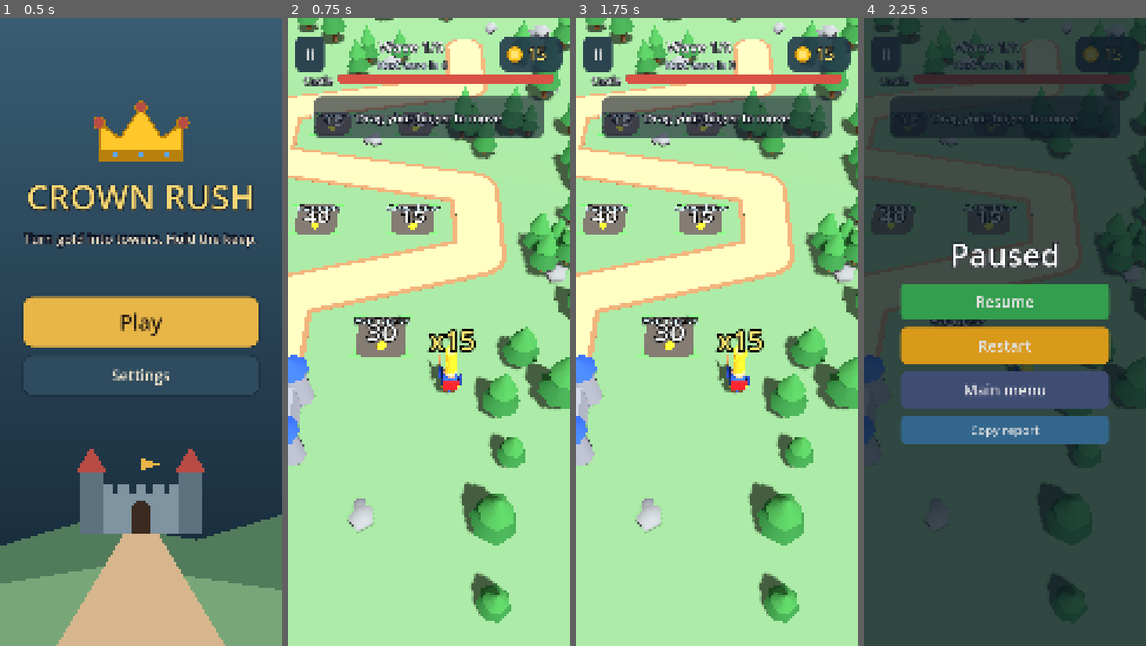
Above: before the commit, frames 1-4 (left to right).
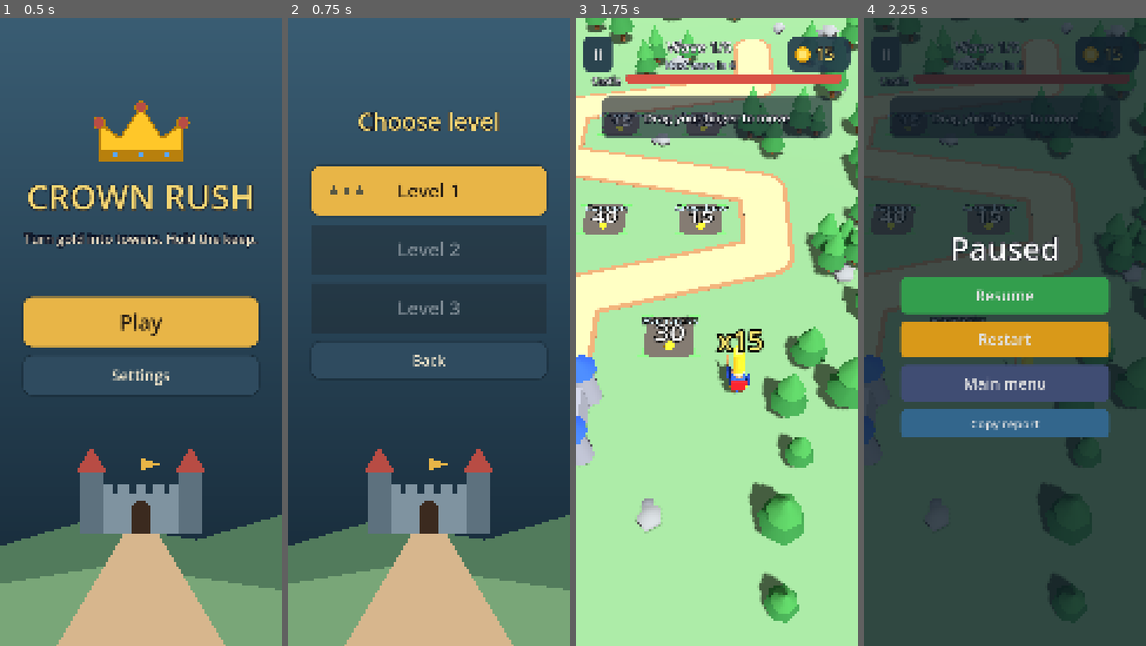
Above: after the commit, the same moments.

Repository: legioner666/Game-
Game: Godot game, scene res://main.tscn
Two runs of this game, one before a commit and one after it. Both use one fixed random seed, a clock stepped at 60 frames per second and the inputs below.
Inputs (mouse positions are in pixels of both pictures, inside the frame that each line leads up to):
- Up to frame 1 (0.5 s): no input
- Up to frame 2 (0.75 s): click "Play" at 0.5 s
- Up to frame 3 (1.75 s): click (717, 187) at 1.25 s, where only the run after the commit has a clickable "Level 1"
- Up to frame 4 (2.25 s): click "II" at 2 s

Frame 1 is identical in both runs. In frame 2, 100% of the frame differs, in the area x 0-100%, y 0-100%; in frame 3, less than 0.1%; in frame 4, 8.5%.

Commit message:
Add 3 levels with stars, level select, saved progress, next-level flow
Levels scale wave size with a ramp; stars by castle HP; progress saved in settings.cfg.

Co-Authored-By: Claude Sonnet 5.5 <noreply@anthropic.com>
Claude-Session: https://claude.ai/code/session_01Vo2zMfmpPBAjaiyM3QAnEB

Diff:
--- a/godot/game.gd
+++ b/godot/game.gd
@@ -6,6 +6,7 @@
 
 signal exit_to_menu
 signal restart
+signal next_level
 
 const Models = preload("res://models.gd")
 const I18n = preload("res://i18n.gd")
@@ -76,6 +77,8 @@
 	{"kind": "barracks", "pos": Vector3(1.5, 0, 12.8)},
 ]
 # Група: [тип, кількість, старт (с), інтервал (с)]
+const LEVEL_MULT := [1.0, 1.5, 1.9]
+const LEVEL_BRUTES := [0, 1, 2]
 const WAVES := [
 	[[0, 7, 0.0, 1.2]],
 	[[0, 11, 0.0, 1.0], [1, 4, 4.0, 1.8]],
@@ -298,6 +301,9 @@
 var _cam_x := 0.0
 var _cam_z := 0.0
 
+var level := 0
+var _waves: Array = []
+var _stars_earned := 0
 var _wave := 0
 var _phase := 0  # 0 — пауза між хвилями, 1 — хвиля йде
 var _inter_t := 4.0
@@ -370,6 +376,7 @@
 func _ready() -> void:
 	randomize()
 	_parse_args()
+	_waves = _make_waves(clampi(level, 0, LEVEL_MULT.size() - 1))
 	_build_path()
 	_build_world()
 	_build_batches()
@@ -378,6 +385,7 @@
 	_build_ui()
 	_rebuild_obstacles()
 	Report.begin_run()
+	Report.ev(0.0, "level", "n=%d" % (level + 1))
 	if _show_kind != "":
 		_paused = true
 		_show_overlay(_show_kind)
@@ -401,6 +409,25 @@
 
 
 # ---------- Стежка ----------
+
+func _make_waves(lv: int) -> Array:
+	var m: float = LEVEL_MULT[lv]
+	var out: Array = []
+	for wi in WAVES.size():
+		# складність наростає: перша хвиля м'якша, остання — повна
+		var mw: float = lerpf(1.0 + (m - 1.0) * 0.35, m, float(wi) / (WAVES.size() - 1))
+		var groups: Array = []
+		for g in WAVES[wi]:
+			var t: int = g[0]
+			var cnt: int = g[1]
+			var n: int = cnt if t == 2 else int(ceil(cnt * mw))
+			groups.append([t, n, g[2], float(g[3]) / sqrt(mw)])
+		out.append(groups)
+	if LEVEL_BRUTES[lv] > 0:
+		for wi in [out.size() - 2, out.size() - 1]:
+			out[wi].append([2, LEVEL_BRUTES[lv], 6.0, 5.0])
+	return out
+
 
 func _build_path() -> void:
 	var pts := PackedVector3Array()
@@ -825,6 +852,8 @@
 
 
 func _show_overlay(kind: String) -> void:
+	if kind != "pause":
+		_hint_label.visible = false
 	if _overlay:
 		_overlay.queue_free()
 	_overlay = Control.new()
@@ -838,8 +867,8 @@
 	box.set_anchors_and_offsets_preset(Control.PRESET_CENTER)
 	box.offset_left = -400
 	box.offset_right = 400
-	box.offset_top = -380
-	box.offset_bottom = 380
+	box.offset_top = -620
+	box.offset_bottom = 620
 	box.alignment = BoxContainer.ALIGNMENT_CENTER
 	box.add_theme_constant_override("separation", 28)
 	_overlay.add_child(box)
@@ -861,9 +890,25 @@
 			txt = I18n.t("stats") % [_total_collected, "%d:%02d" % [secs / 60, secs % 60]]
 		else:
 			txt = I18n.t("lose_stats") % [_wave + 1, _total_collected]
+		if kind == "win":
+			var srow := HBoxContainer.new()
+			srow.alignment = BoxContainer.ALIGNMENT_CENTER
+			srow.add_child(StarRow.new(_stars_earned, 90.0))
+			box.add_child(srow)
 		var st := _make_label(txt, 52, Color(0.9, 0.95, 1.0))
 		st.horizontal_alignment = HORIZONTAL_ALIGNMENT_CENTER
 		box.add_child(st)
+	if kind == "win":
+		if level < Settings.LEVEL_COUNT - 1:
+			var bn := _make_button(I18n.t("next_level"), Vector2(0, 150), Color(0.91, 0.71, 0.28), 60)
+			for cn in ["font_color", "font_hover_color", "font_pressed_color"]:
+				bn.add_theme_color_override(cn, Color("#2a2015"))
+			bn.pressed.connect(func(): next_level.emit())
+			box.add_child(bn)
+		else:
+			var done := _make_label(I18n.t("all_done"), 56, Color(0.97, 0.85, 0.45))
+			done.horizontal_alignment = HORIZONTAL_ALIGNMENT_CENTER
+			box.add_child(done)
 	if kind == "pause":
 		var b1 := _make_button(I18n.t("resume"), Vector2(0, 140), Color(0.2, 0.62, 0.3), 58)
 		b1.pressed.connect(_toggle_pause)
@@ -1060,7 +1105,7 @@
 
 func _start_wave(idx: int) -> void:
 	_spawn_queue.clear()
-	var groups: Array = WAVES[idx]
+	var groups: Array = _waves[idx]
 	for g in groups:
 		var t: int = g[0]
 		var cnt: int = g[1]
@@ -1071,7 +1116,7 @@
 	_spawn_queue.sort_custom(func(a, b): return a[0] < b[0])
 	_wave_clock = 0.0
 	_phase = 1
-	if idx == WAVES.size() - 1:
+	if idx == _waves.size() - 1:
 		_banner(I18n.t("last_wave"), Color(1.0, 0.45, 0.35))
 	else:
 		_banner(I18n.t("wave_start") % (idx + 1))
@@ -1086,7 +1131,7 @@
 
 func _wave_cleared() -> void:
 	Report.ev(_play_time, "wave_clear", "wave=%d duration=%.1f base=%d->%d leaked=%d lost_coins=%d" % [_wave + 1, _play_time - _wave_start_t, _wave_hp0, _base_hp, _wave_leaks, _lost_coins])
-	if _wave >= WAVES.size() - 1:
+	if _wave >= _waves.size() - 1:
 		_finish(true)
 		return
 	var bonus := 6 + _wave * 4
@@ -1103,6 +1148,11 @@
 	if _over:
 		return
 	_over = true
+	_stars_earned = 0
+	if won:
+		_stars_earned = 3 if _base_hp >= 15 else (2 if _base_hp >= 8 else 1)
+		if not _autoplay:
+			Settings.record_stars(level, _stars_earned)
 	_report_end("win" if won else "lose")
 	_snd("win" if won else "lose")
 	_joy_id = -1
@@ -1794,7 +1844,7 @@
 	_stop_label.visible = _stop_t > 0.0
 	_coin_label.text = str(_carried)
 	_hp_bar.value = _base_hp
-	_wave_label.text = I18n.t("wave") % [mini(_wave + 1, WAVES.size()), WAVES.size()]
+	_wave_label.text = I18n.t("wave") % [mini(_wave + 1, _waves.size()), _waves.size()]
 	if _phase == 0:
 		_sub_label.text = I18n.t("next_wave") % maxi(1, int(ceil(_inter_t)))
 	else:
--- a/godot/i18n.gd
+++ b/godot/i18n.gd
@@ -6,6 +6,11 @@
 const STR := {
 	"title": {"uk": "CROWN RUSH", "en": "CROWN RUSH"},
 	"tagline": {"uk": "Золото — у вежі. Фортеця — під захистом.", "en": "Turn gold into towers. Hold the keep."},
+	"level": {"uk": "Рівень %d", "en": "Level %d"},
+	"next_level": {"uk": "Наступний рівень", "en": "Next level"},
+	"choose_level": {"uk": "Обери рівень", "en": "Choose level"},
+	"locked": {"uk": "Спершу пройди попередній", "en": "Beat the previous level first"},
+	"all_done": {"uk": "Усі рівні пройдено!", "en": "All levels cleared!"},
 	"play": {"uk": "Грати", "en": "Play"},
 	"settings": {"uk": "Налаштування", "en": "Settings"},
 	"copy_report": {"uk": "Скопіювати звіт", "en": "Copy report"},
--- a/godot/main.gd
+++ b/godot/main.gd
@@ -9,6 +9,7 @@
 var _sfx: Node
 var _menu: Node
 var _game: Node
+var _level := 0
 
 
 func _ready() -> void:
@@ -19,8 +20,10 @@
 	for a in OS.get_cmdline_user_args():
 		if a == "--autoplay" or a == "--direct":
 			direct = true
+		elif a.begins_with("--level="):
+			_level = clampi(int(a.substr(8)), 0, Settings.LEVEL_COUNT - 1)
 	if direct:
-		_start_game()
+		_start_game(_level)
 	else:
 		_show_menu()
 
@@ -43,10 +46,13 @@
 	_menu.stress_pressed.connect(func(): get_tree().change_scene_to_file("res://stress_test.tscn"))
 
 
-func _start_game() -> void:
+func _start_game(level: int) -> void:
+	_level = level
 	_clear()
 	_game = Game.new()
 	_game.sfx = _sfx
+	_game.level = level
 	add_child(_game)
 	_game.exit_to_menu.connect(_show_menu)
-	_game.restart.connect(_start_game)
+	_game.restart.connect(func(): _start_game(_level))
+	_game.next_level.connect(func(): _start_game(mini(_level + 1, Settings.LEVEL_COUNT - 1)))
--- a/godot/menu.gd
+++ b/godot/menu.gd
@@ -1,7 +1,7 @@
 extends CanvasLayer
 ## Головне меню та налаштування.
 
-signal play_pressed
+signal play_pressed(level: int)
 signal stress_pressed
 
 const I18n = preload("res://i18n.gd")
@@ -73,7 +73,7 @@
 
 func _notification(what: int) -> void:
 	if what == NOTIFICATION_WM_GO_BACK_REQUEST:
-		if _page == "settings":
+		if _page != "main":
 			_go("main")
 		else:
 			get_tree().quit()
@@ -103,6 +103,7 @@
 	b.add_theme_color_override("font_color", tc)
 	b.add_theme_color_override("font_hover_color", tc)
 	b.add_theme_color_override("font_pressed_color", tc)
+	b.add_theme_color_override("font_disabled_color", Color("#7d8a93"))
 	b.add_theme_stylebox_override("normal", _style(color))
 	b.add_theme_stylebox_override("hover", _style(color.lightened(0.1)))
 	b.add_theme_stylebox_override("pressed", _style(color.darkened(0.15)))
@@ -170,6 +171,8 @@
 
 	if _page == "main":
 		_build_main(box)
+	elif _page == "levels":
+		_build_levels(box)
 	else:
 		_build_settings(box)
 
@@ -185,13 +188,39 @@
 	spacer.custom_minimum_size = Vector2(0, 120)
 	box.add_child(spacer)
 	var play := _button(I18n.t("play"), Color("#E8B547"), 190, 82)
-	play.pressed.connect(func():
-		_click()
-		play_pressed.emit())
+	play.pressed.connect(func(): _go("levels"))
 	box.add_child(play)
 	var st := _button(I18n.t("settings"), Color("#2f4b5f"), 150, 58)
 	st.pressed.connect(func(): _go("settings"))
 	box.add_child(st)
+
+
+func _build_levels(box: VBoxContainer) -> void:
+	box.add_child(_label(I18n.t("choose_level"), 90, Color("#F8D874")))
+	var sp := Control.new()
+	sp.custom_minimum_size = Vector2(0, 40)
+	box.add_child(sp)
+	for lv in Settings.LEVEL_COUNT:
+		var open := Settings.unlocked(lv)
+		var row := Control.new()
+		row.custom_minimum_size = Vector2(0, 190)
+		box.add_child(row)
+		var b := _button(I18n.t("level") % (lv + 1), Color("#E8B547") if open else Color("#3a4650"), 190, 72)
+		b.set_anchors_and_offsets_preset(Control.PRESET_FULL_RECT)
+		b.disabled = not open
+		var l := lv
+		b.pressed.connect(func():
+			_click()
+			play_pressed.emit(l))
+		row.add_child(b)
+		if open:
+			var st := StarRow.new(int(Settings.stars[lv]), 44.0)
+			st.position = Vector2(60, 70)
+			st.mouse_filter = Control.MOUSE_FILTER_IGNORE
+			row.add_child(st)
+	var back := _button(I18n.t("back"), Color("#2f4b5f"), 140, 54)
+	back.pressed.connect(func(): _go("main"))
+	box.add_child(back)
 
 
 func _toggle_row(box: VBoxContainer, key: String, value: bool, setter: Callable) -> void:
--- a/godot/settings.gd
+++ b/godot/settings.gd
@@ -7,6 +7,8 @@
 static var shadows := true
 static var vibration := true
 static var sound := true
+static var stars: Array = [0, 0, 0]
+const LEVEL_COUNT := 3
 
 
 static func load_settings() -> void:
@@ -19,6 +21,8 @@
 	shadows = bool(cf.get_value("main", "shadows", shadows))
 	vibration = bool(cf.get_value("main", "vibration", vibration))
 	sound = bool(cf.get_value("main", "sound", sound))
+	for i in LEVEL_COUNT:
+		stars[i] = int(cf.get_value("progress", "stars_%d" % i, 0))
 
 
 static func save_settings() -> void:
@@ -27,4 +31,16 @@
 	cf.set_value("main", "shadows", shadows)
 	cf.set_value("main", "vibration", vibration)
 	cf.set_value("main", "sound", sound)
+	for i in LEVEL_COUNT:
+		cf.set_value("progress", "stars_%d" % i, stars[i])
 	cf.save(PATH)
+
+
+static func unlocked(level: int) -> bool:
+	return level == 0 or int(stars[level - 1]) > 0
+
+
+static func record_stars(level: int, n: int) -> void:
+	if n > int(stars[level]):
+		stars[level] = n
+		save_settings()
--- /dev/null
+++ b/godot/star_row.gd
@@ -0,0 +1,24 @@
+class_name StarRow
+extends Control
+## Ряд із трьох зірок (малюється кодом, без шрифтових символів).
+
+var count := 0
+var star_size := 40.0
+
+
+func _init(c: int = 0, s: float = 40.0) -> void:
+	count = c
+	star_size = s
+	custom_minimum_size = Vector2(star_size * 3.4, star_size * 1.1)
+	mouse_filter = Control.MOUSE_FILTER_IGNORE
+
+
+func _draw() -> void:
+	for i in 3:
+		var c := Vector2(star_size * 0.55 + i * star_size * 1.15, star_size * 0.58)
+		var pts := PackedVector2Array()
+		for k in 10:
+			var r := star_size * (0.52 if k % 2 == 0 else 0.22)
+			var a := -PI / 2.0 + k * PI / 5.0
+			pts.append(c + Vector2(cos(a), sin(a)) * r)
+		draw_colored_polygon(pts, Color("#FFF8E1") if i < count else Color(0.16, 0.22, 0.26, 0.75))
Not shown, added: godot/star_row.gd.uid
